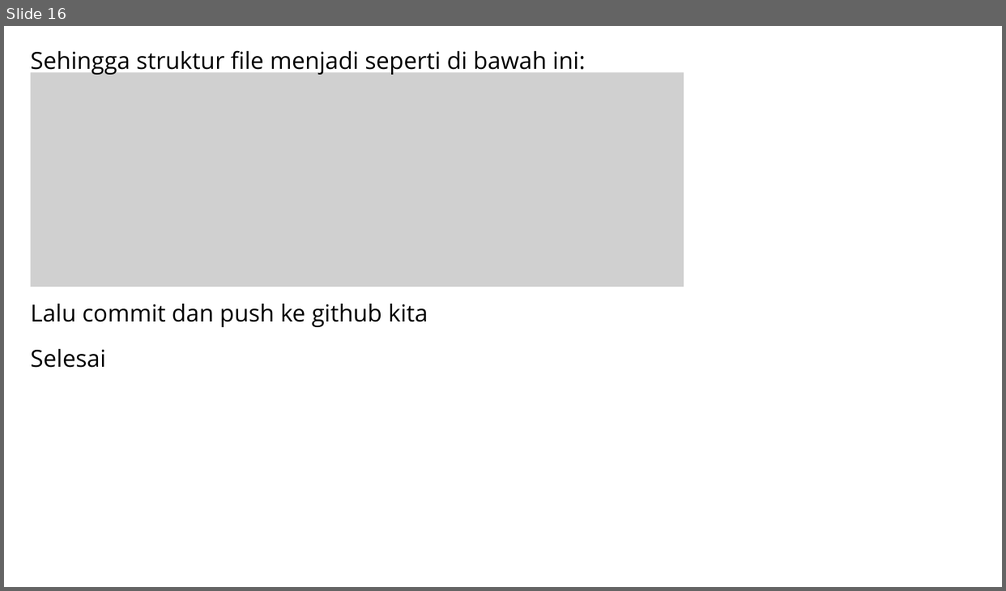
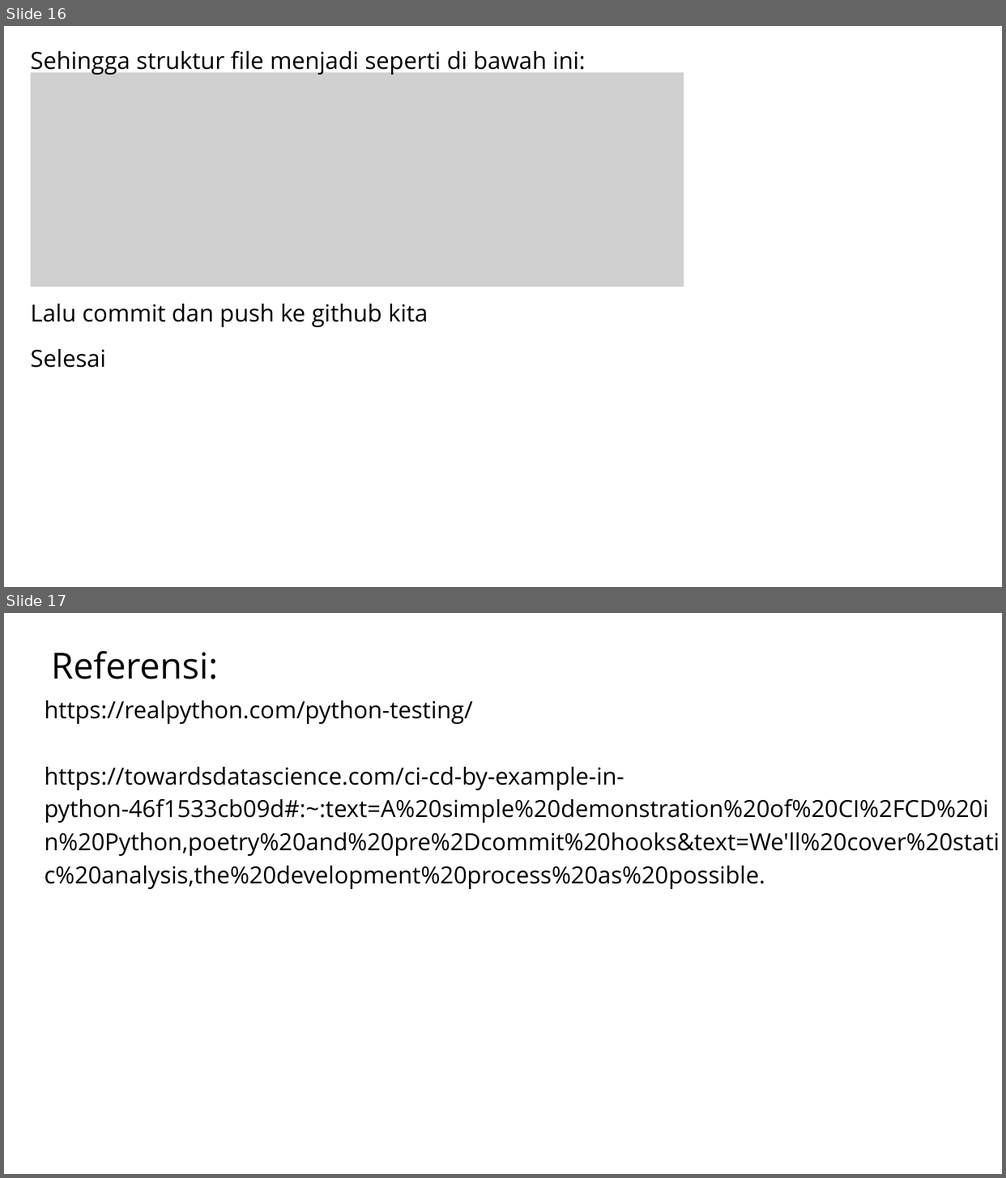
Before and after one commit to maslow123/testing-QA, a slide deck: uts/Penguasaan Kualitas Perangkat Lunak Python dan Whitebox Testing, Unit Testing, dan CI CD.pptx. Shown one above the other, each under a label of ours: slide 16 before the commit, slides 16 and 17 after it. The pictures are 1006x591 and 1006x1178 pixels, drawn with LibreOffice and Linux fonts; fonts in the diff are those of the drawing; grey boxes stand for pictures. Boxes give left, top, right and bottom in pixels: in the first picture for what was removed or moved away, otherwise in the second. Text is boxed around its words. In the diff, an @@ line names an element or a change of style, - is before the commit and + after.

Commit message:
Adjust power point

```diff
--- a/uts/Penguasaan Kualitas Perangkat Lunak Python dan Whitebox Testing, Unit Testing, dan CI CD.pptx
+++ b/uts/Penguasaan Kualitas Perangkat Lunak Python dan Whitebox Testing, Unit Testing, dan CI CD.pptx
@@ slide 17 added at (4, 613, 1002, 1174), background #FFFFFF @@
@@ text added at (51, 651, 218, 679), 52 pt, text #000000 @@
+Referensi:
@@ text added at (44, 700, 999, 889), 34 pt, text #000000 @@
+https://realpython.com/python-testing/
+https://towardsdatascience.com/ci-cd-by-example-in-python-46f1533cb09d#:~:text=A%20simple%20demonstration%20of%20CI%2FCD%20in%20Python,poetry%20and%20pre%2Dcommit%20hooks&text=We'll%20cover%20static%20analysis,the%20development%20process%20as%20possible.
```
